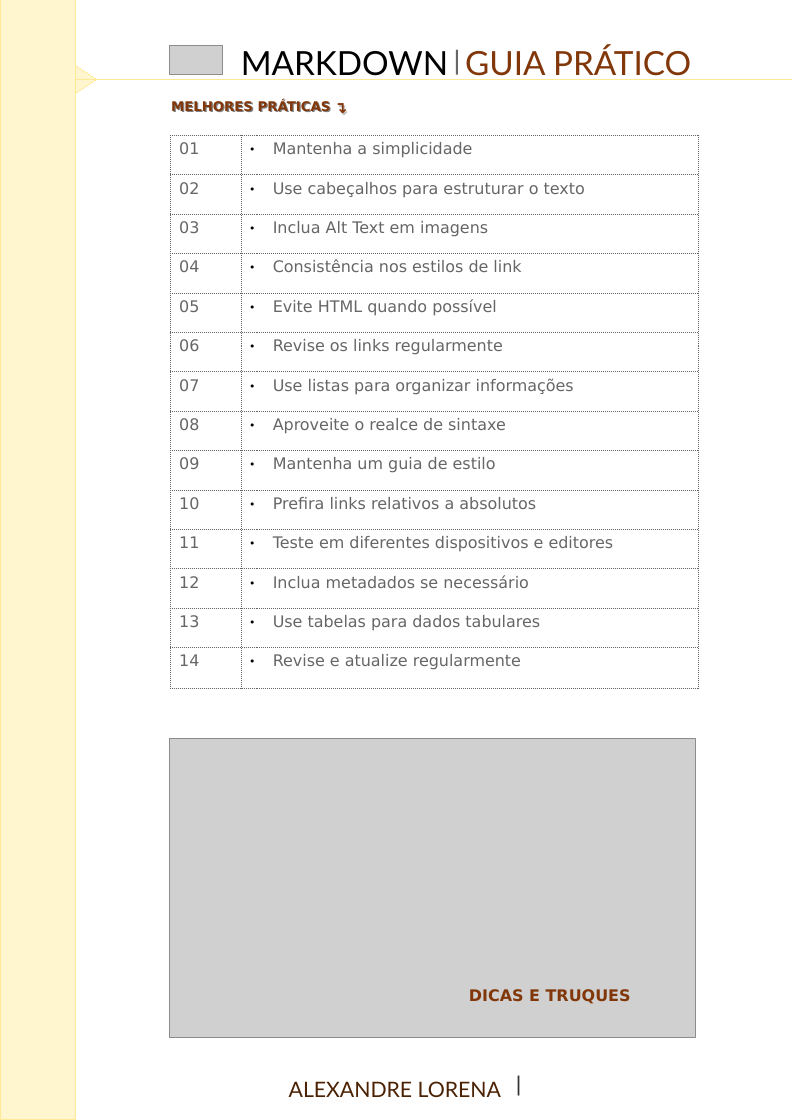
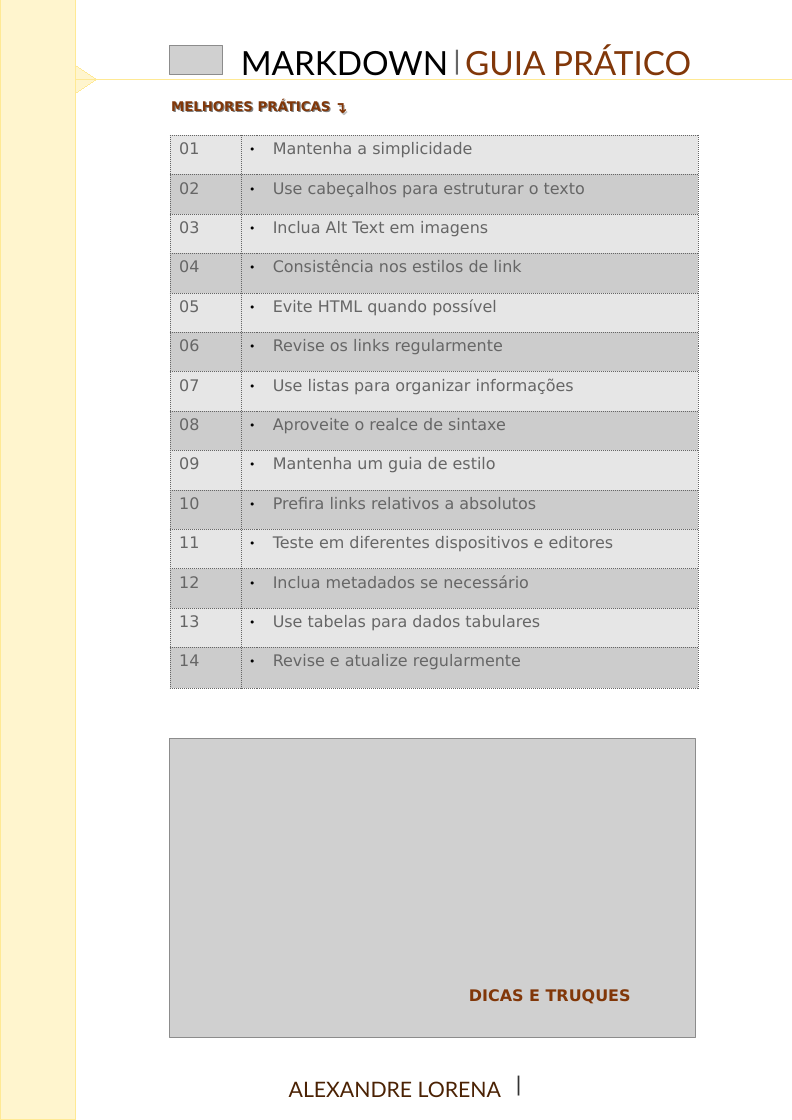
Before and after one commit to alexandrelorena/prompts, a slide deck: slide 9 of prompts.odp. Drawn at 792x1120 pixels with LibreOffice and Linux fonts; fonts in the diff are those of the drawing; grey boxes stand for pictures; background and template pictures are left out. Boxes give left, top, right and bottom in pixels: in the first picture for what was removed or moved away, otherwise in the second. Text is boxed around its words. In the diff, an @@ line names an element or a change of style, - is before the commit and + after.

```diff
--- a/prompts.odp
+++ b/prompts.odp
@@ table at (170,135,697,688) @@
@@ fill none to #E6E6E6 in 14 cells @@
@@ fill none to #CCCCCC in 14 cells @@
```
Also in this commit, not shown: 4 other slides changed, 3 other files.
